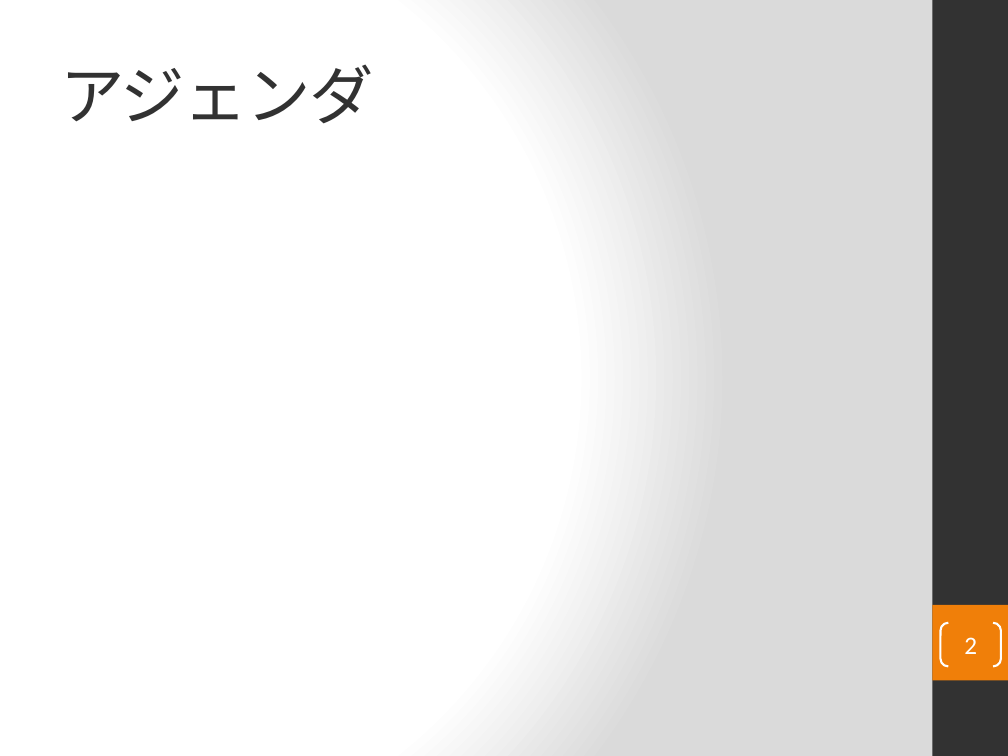
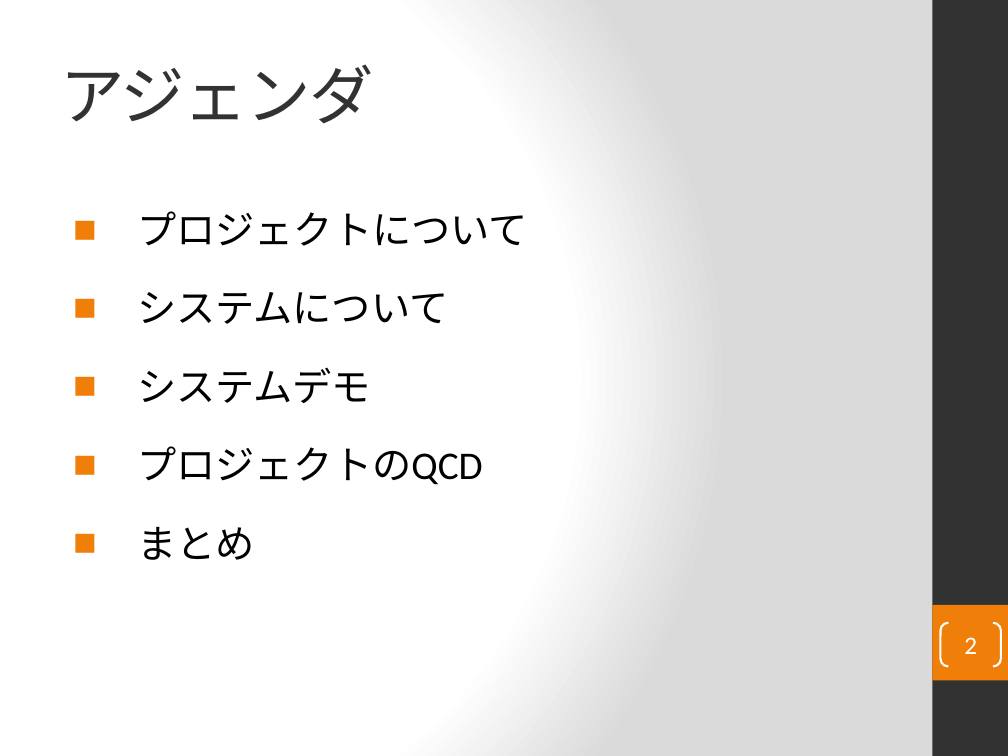
Before and after one commit to ChakaFlame/5_FGO, a slide deck: slide 2 of doc/unfinished/Presentation/5_fgoプレゼン資料.pptx. Drawn at 1008x756 pixels with LibreOffice and Linux fonts; fonts in the diff are those of the drawing. Boxes give left, top, right and bottom in pixels: in the first picture for what was removed or moved away, otherwise in the second. Text is boxed around its words. In the diff, an @@ line names an element or a change of style, - is before the commit and + after.

```diff
--- a/doc/unfinished/Presentation/5_fgoプレゼン資料.pptx
+++ b/doc/unfinished/Presentation/5_fgoプレゼン資料.pptx
@@ text added at (137,211,527,560), 28 pt, text #000000 @@
+■ プロジェクトについて
+■ システムについて
+■ システムデモ
+■ プロジェクトのQCD
+■ まとめ
```
Also in this commit, not shown: 3 other slides changed, 4 slides added, 2 slides removed.
